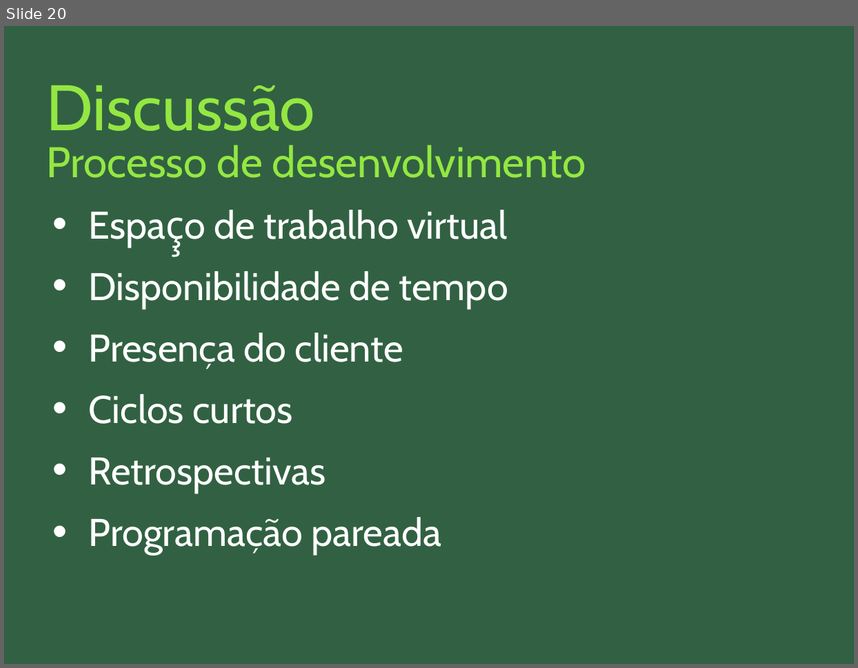
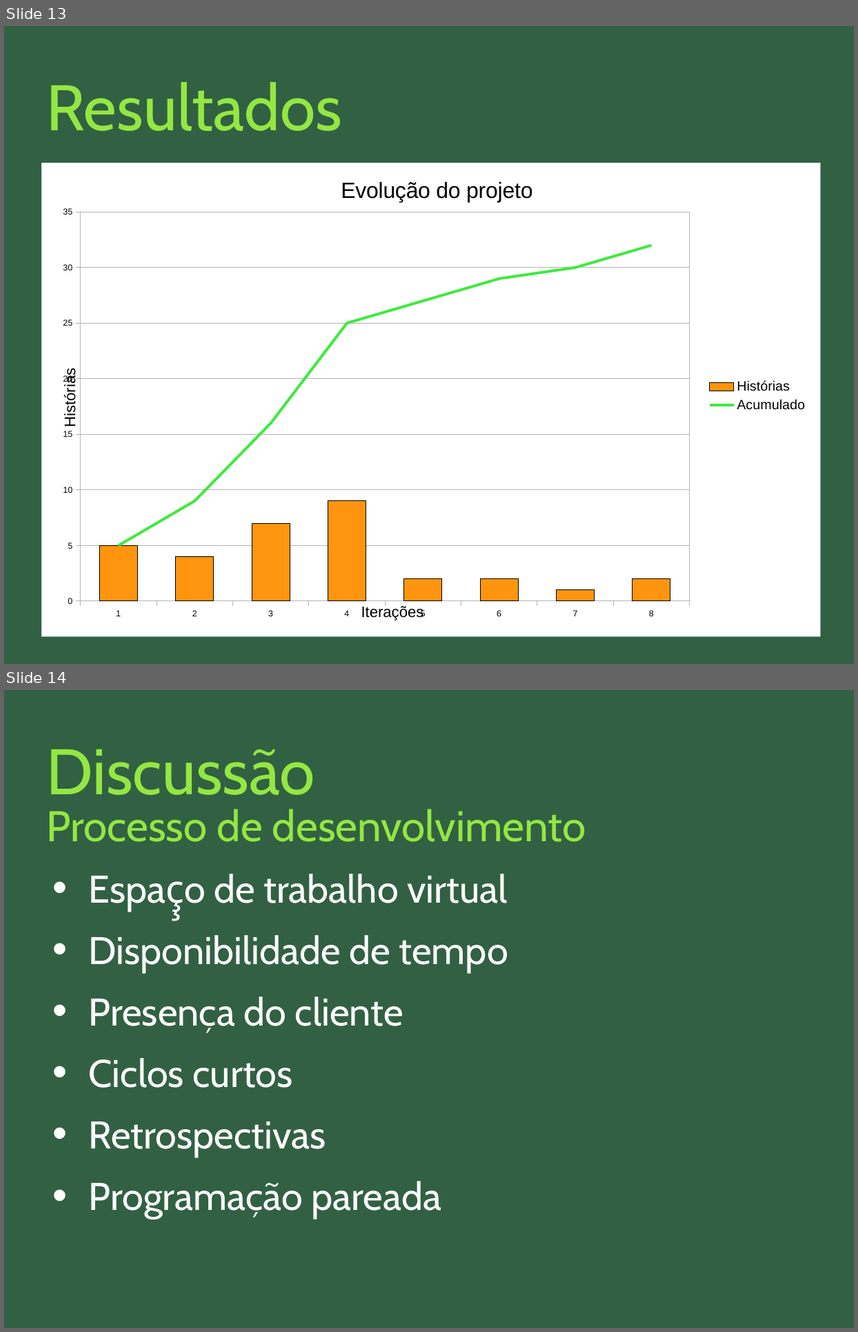
Before and after one commit to nathaliaspatricio/febracev, a slide deck: docs/monografia/apresentação_final.odp. Shown one above the other, each under a label of ours: slide 20 before the commit, slides 13 and 14 after it. The pictures are 858x668 and 858x1332 pixels, drawn with LibreOffice and Linux fonts; fonts in the diff are those of the drawing. Boxes give left, top, right and bottom in pixels: in the first picture for what was removed or moved away, otherwise in the second. Text is boxed around its words. In the diff, an @@ line names an element or a change of style, - is before the commit and + after.

```diff
--- a/docs/monografia/apresentação_final.odp
+++ b/docs/monografia/apresentação_final.odp
@@ slide 13 added at bbox=[4, 26, 854, 664], background #316142 @@
@@ title added at bbox=[47, 82, 343, 131], 60 pt, text #94E742 @@
+Resultados
@@ column chart added at bbox=[42, 163, 821, 636] @@
+title "Evolução do projeto"
+categories: 1, 2, 3, 4, 5, 6, 7, 8
+Histórias: 5, 4, 7, 9, 2, 2, 1, 2
+Acumulado: 5, 9, 16, 25, 27, 29, 30, 32
@@ what was slide 20 is now slide 14 @@
```
Also in this commit, not shown: 7 slides changed, 7 other slides added, 32 slides removed.
